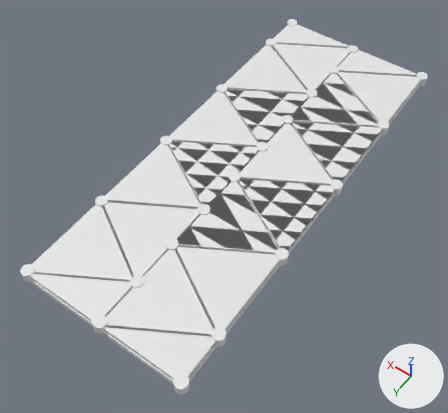
Two versions of the OBJ model Sustainable Transport/Sustainable Transport/Models/placas/placas.obj, one commit apart.
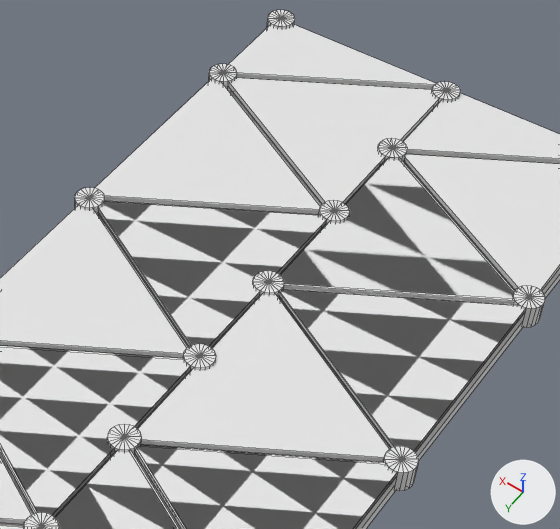
Each version is shown whole from a 50 mm camera at (-9.0, 12.09, 8.59) aimed at (-4.96, 6.45, -0.28), then close up on the part from 42% to 88% of the width and 4% to 51% of the height. Lighting does not change. The marker at lower right points along +X, +Y and +Z. The close-ups show mesh edges as thin lines. Materials are left out; every surface is plain grey. Where no turn or scale is listed for an object, it has been applied to the vertices. Vertices at the same position are counted once.

In view in the first close-up: 'placas'.
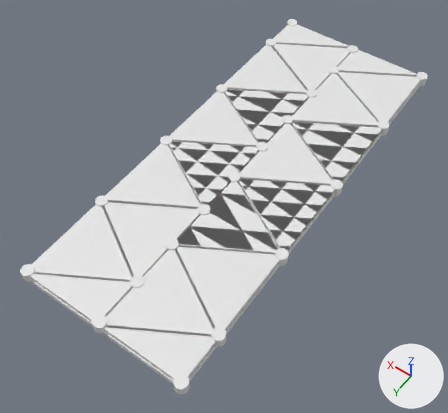
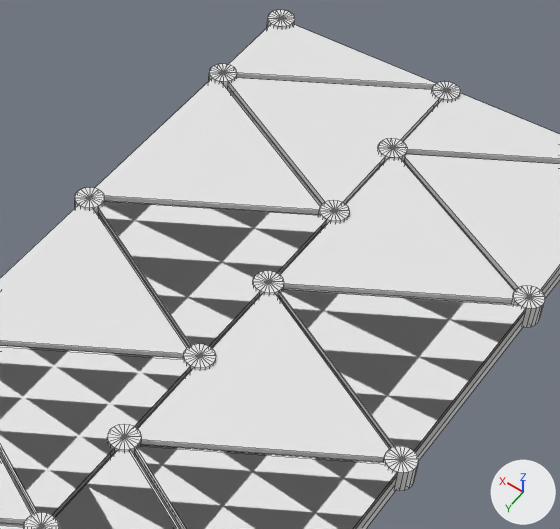
Where the change shows, as pixel boxes [x1, y1, x2, y2] in the close-ups (560 x 529 px):
part 1 of me_placas, deleted
    before: [280, 159, 514, 304]

What the commit changed:
me_placas has 1100 vertices, 1466 faces and spans x -6.65..-3.34, y 1.63..9.78, z 0.06..0.29.
me_placas is used by ob_placas; location (0.0, 0.0, 0.0).
me_placas part 1: the loose piece of 6 vertices spanning x -6.5..-5.0, y 2.65..4.38, z 0.23..0.27 is deleted.
